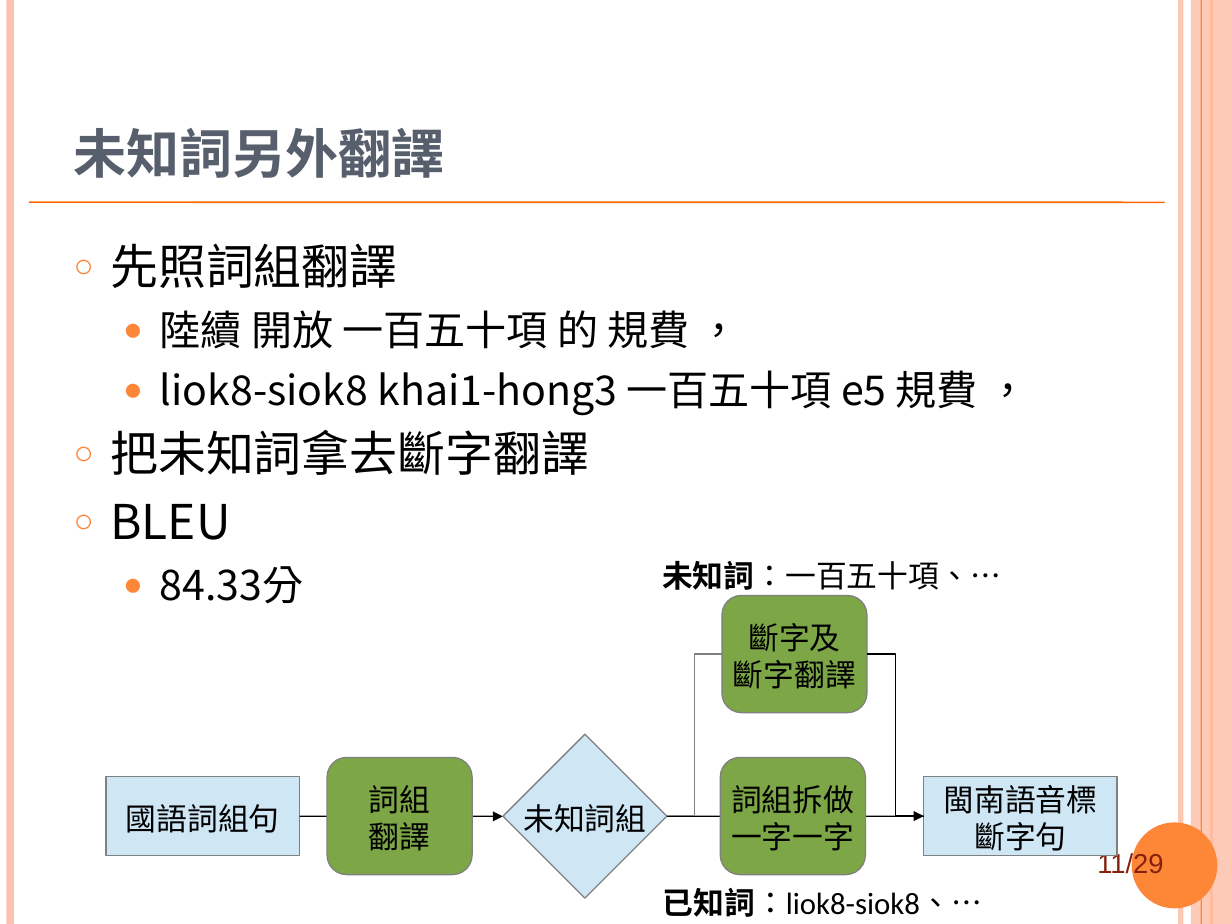
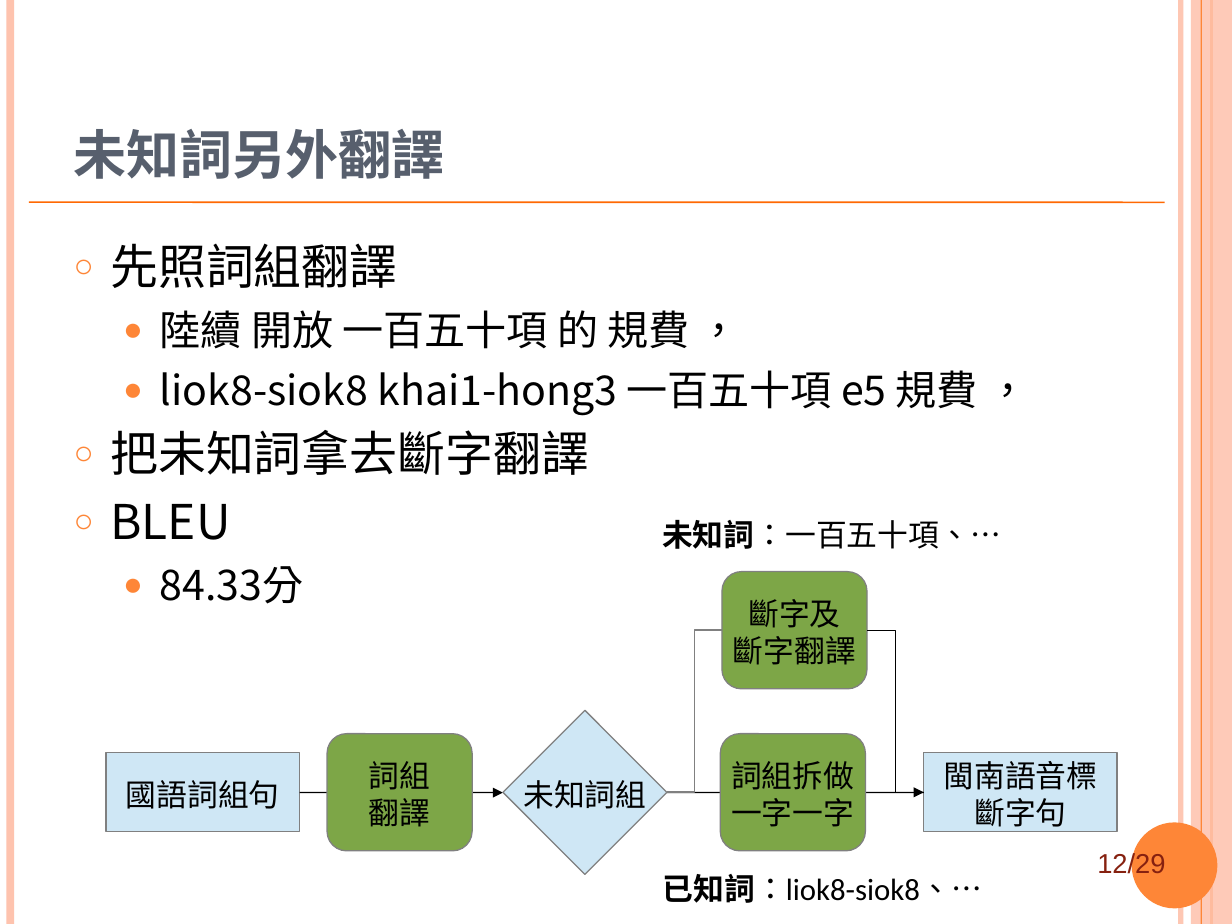
Before and after one commit to sih4sing5hong5/po3-ko3_tau5-iann2-phinn3, a slide deck: slide 12 of 翻譯報告.ppt (slide 11 before the commit). Drawn at 1232x924 pixels with LibreOffice and Linux fonts; fonts in the diff are those of the drawing; background and template pictures are left out. Boxes give left, top, right and bottom in pixels: in the first picture for what was removed or moved away, otherwise in the second. Text is boxed around its words. In the diff, an @@ line names an element or a change of style, - is before the commit and + after.

```diff
--- a/翻譯報告.ppt
+++ b/翻譯報告.ppt
@@ text "未知詞：一百五十項、…" rewrapped from (662, 561, 1001, 596) to (662, 520, 1001, 549) @@
@@ 3 rounded rectangles, 2 rectangles, 1 diamond, 1 arrow, 1 line, 1 elbow arrow, 1 elbow line: place and size @@
-3 rounded rectangles, 2 rectangles, 1 diamond, 1 arrow, 1 line, 1 elbow arrow, 1 elbow line at (106, 595, 1117, 898)
+3 rounded rectangles, 2 rectangles, 1 diamond, 1 arrow, 1 line, 1 elbow arrow, 1 elbow line at (106, 572, 1117, 875)
@@ text "已知詞：liok8-siok8、…": place and size @@
-text "已知詞：liok8-siok8、…" at (663, 888, 982, 917)
+text "已知詞：liok8-siok8、…" at (663, 874, 982, 903)
@@ page number at (1097, 852, 1165, 879): text changed @@
-11/29
+12/29
```
Also in this commit, not shown: 15 other slides changed, 2 slides added.
